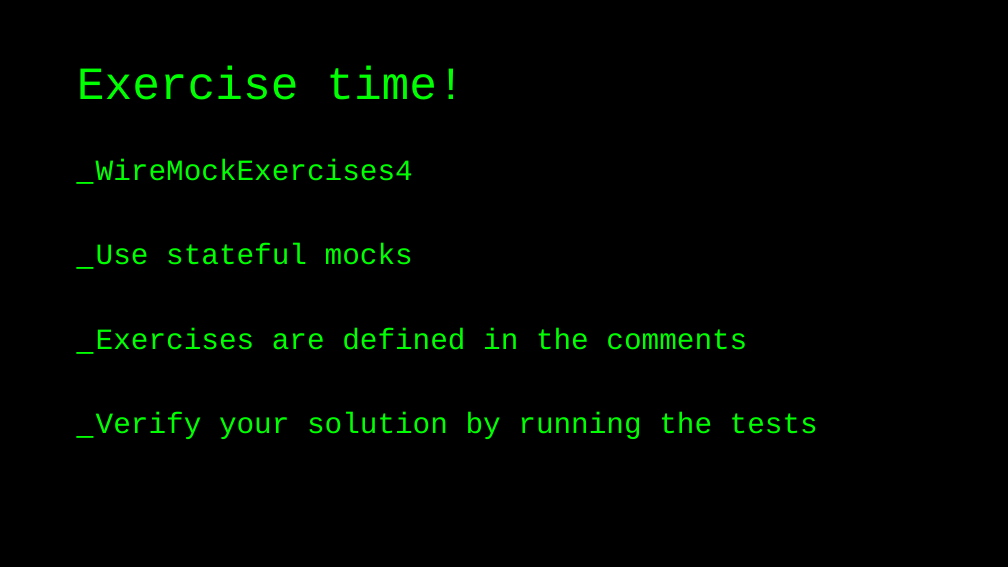
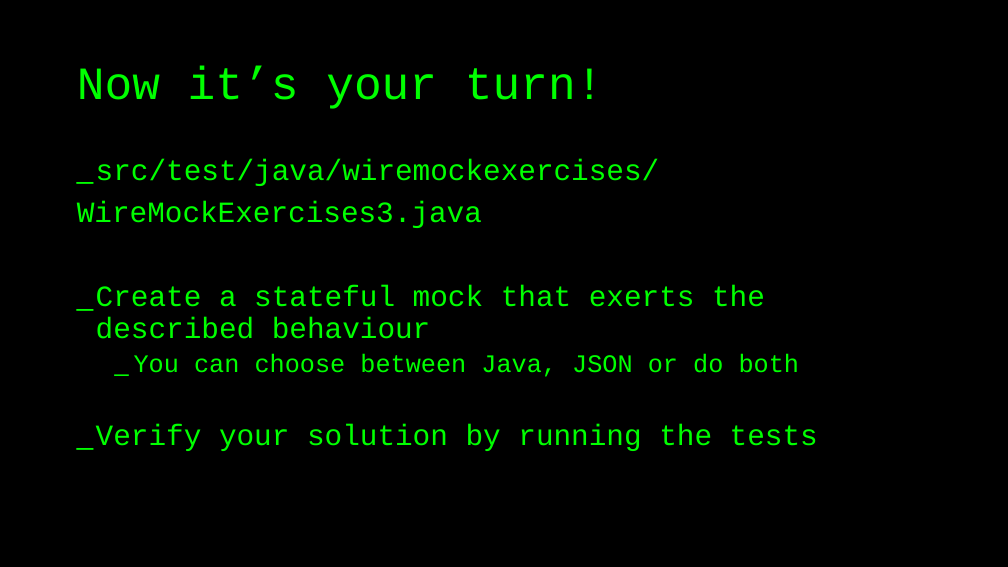
Before and after one commit to basdijkstra/wiremock-workshop, a slide deck: slide 41 of wiremock_workshop.pptx (slide 40 before the commit). Drawn at 1008x567 pixels with LibreOffice and Linux fonts; fonts in the diff are those of the drawing. Boxes give left, top, right and bottom in pixels: in the first picture for what was removed or moved away, otherwise in the second. Text is boxed around its words. In the diff, an @@ line names an element or a change of style, - is before the commit and + after.

Commit message:
Updated exercises series 3

```diff
--- a/wiremock_workshop.pptx
+++ b/wiremock_workshop.pptx
@@ title at box(77, 67, 604, 109): text changed @@
-Exercise time!
+Now it’s your turn!
@@ text at box(77, 159, 800, 377): text changed @@
-_ WireMockExercises4
-_ Use stateful mocks
-_ Exercises are defined in the comments
+_ src/test/java/wiremockexercises/
+WireMockExercises3.java
+_ Create a stateful mock that exerts the described behaviour
+  _ You can choose between Java, JSON or do both
```
Also in this commit, not shown: 1 other slide changed, 2 slides added, 1 slide removed, 13 other files.
